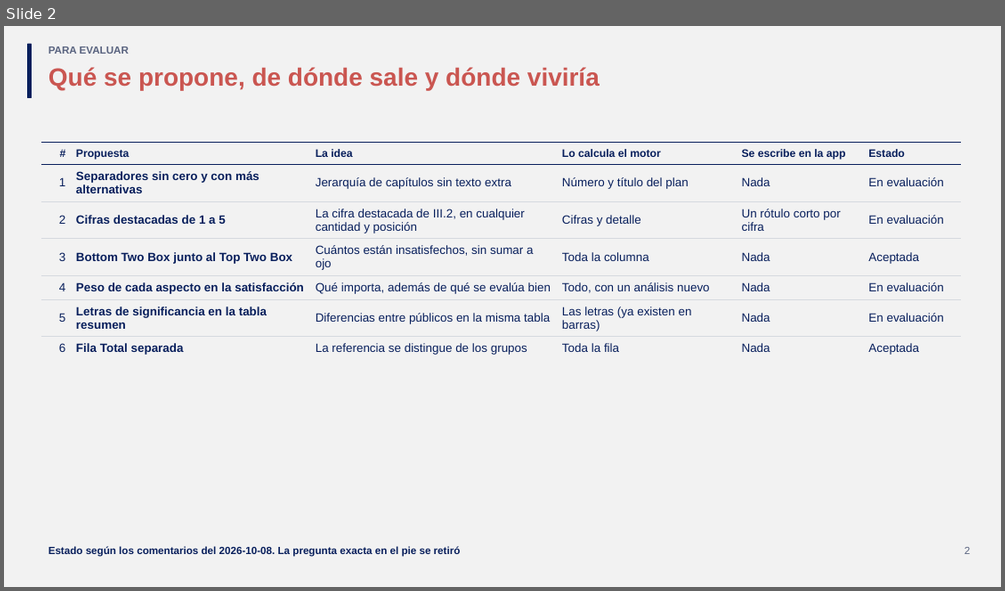
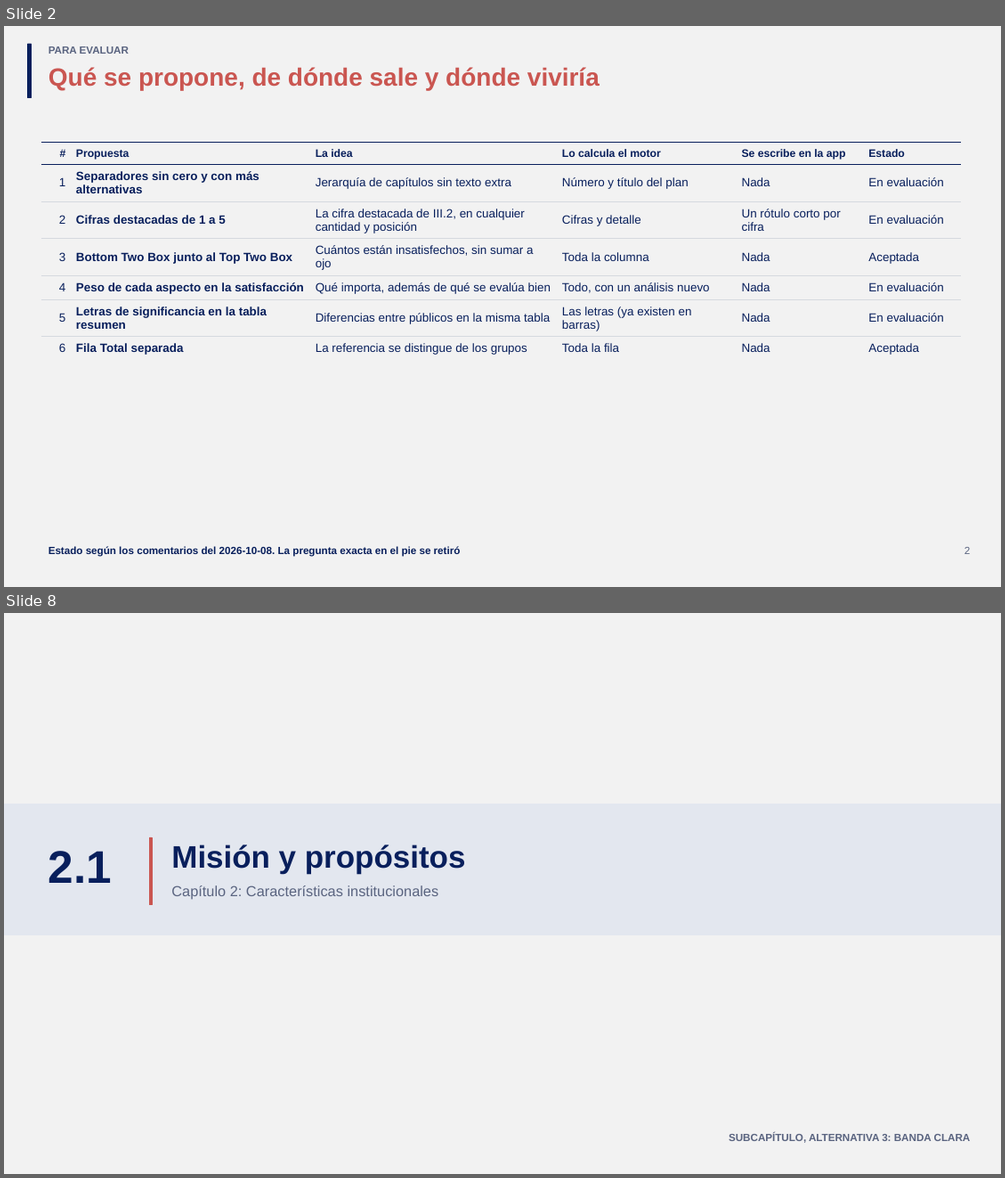
Before and after one commit to GonzaloAlmendariz/prosecnur-app, a slide deck: docs/qa/motor-ppt-2026-10-06/4-recetario/propuestas-rescatables.pptx. Shown one above the other, each under a label of ours: slide 2 before the commit, slides 2 and 8 after it; the slides between them are not shown. The pictures are 1005x591 and 1005x1178 pixels, drawn with LibreOffice and Linux fonts; fonts in the diff are those of the drawing; background and template pictures are left out. Boxes give left, top, right and bottom in pixels: in the first picture for what was removed or moved away, otherwise in the second. Text is boxed around its words. In the diff, an @@ line names an element or a change of style, - is before the commit and + after.

```diff
--- a/docs/qa/motor-ppt-2026-10-06/4-recetario/propuestas-rescatables.pptx
+++ b/docs/qa/motor-ppt-2026-10-06/4-recetario/propuestas-rescatables.pptx
@@ slide 8 added at (x1=4, y1=613, x2=1001, y2=1174), background #F2F2F2 @@
@@ rectangle added at (x1=4, y1=803, x2=1001, y2=934), fill #E3E7EF, outline #E3E7EF 0.25 pt @@
@@ text added at (x1=48, y1=851, x2=112, y2=883), 44 pt, text #081F5C, bold @@
+2.1
@@ rectangle added at (x1=150, y1=837, x2=152, y2=905), fill #CA5651, outline #CA5651 0.25 pt @@
@@ text added at (x1=171, y1=844, x2=466, y2=874), 30 pt, text #081F5C, bold @@
+Misión y propósitos
@@ text added at (x1=171, y1=885, x2=439, y2=900), 14 pt, text #5A6480 @@
+Capítulo 2: Características institucionales
@@ text added at (x1=728, y1=1134, x2=971, y2=1143), 10 pt, text #5A6480, bold @@
+SUBCAPÍTULO, ALTERNATIVA 3: BANDA CLARA
```
Also in this commit, not shown: 12 slides changed, 4 other slides added, 1 slide removed, 2 other files.
